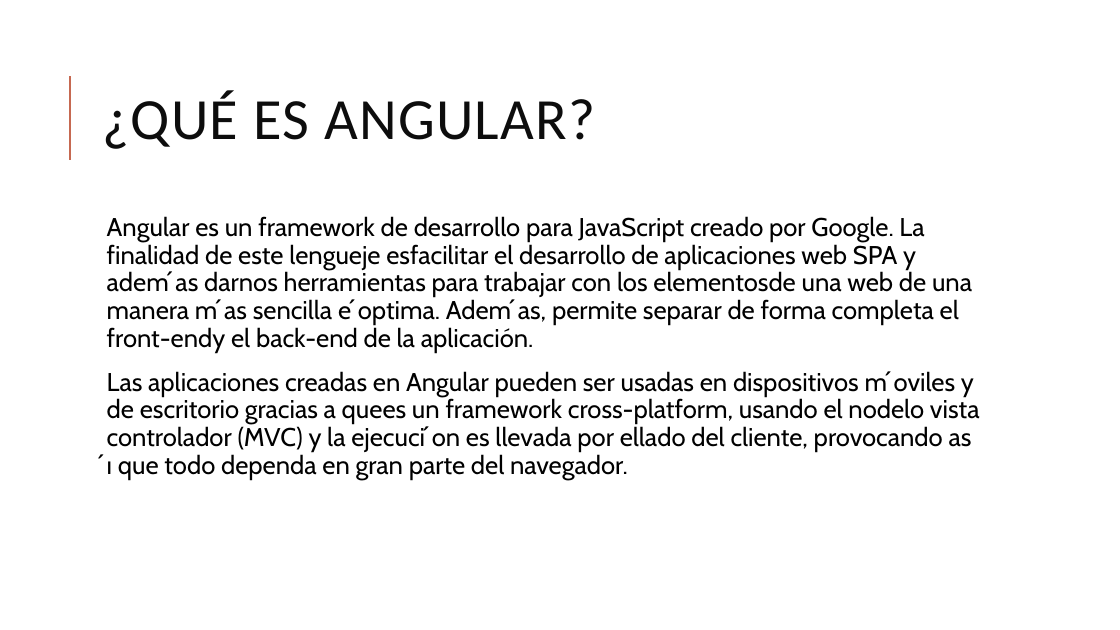
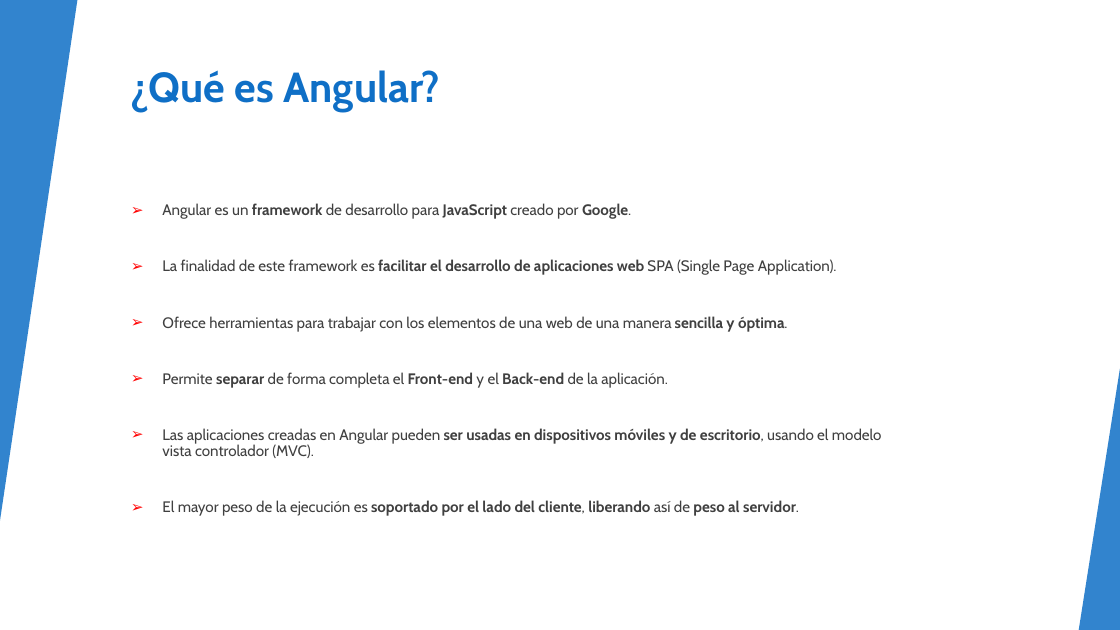
Before and after one commit to 7-carmen/Documentaci-nAngular, a slide deck: slide 3 of Angular.pptx (slide 2 before the commit). Drawn at 1120x630 pixels with LibreOffice and Linux fonts; fonts in the diff are those of the drawing. Boxes give left, top, right and bottom in pixels: in the first picture for what was removed or moved away, otherwise in the second. Text is boxed around its words. In the diff, an @@ line names an element or a change of style, - is before the commit and + after.

Commit message:
Creando web para angular

```diff
--- a/Angular.pptx
+++ b/Angular.pptx
@@ rectangle added at (0,0,1120,630), fill #FFFFFF @@
@@ triangle added at (0,0,77,521), fill #0F6FC6 at 85% opacity @@
@@ title "¿Qué es Angular?" at (131,70,441,112): vertical alignment middle to top @@
@@ line removed from (70, 160) to (70, 76) @@
@@ title at (131,70,441,112): text changed; size 50 to 36 pt; font Calibri to Cabin; text colour #0D0D0D to #0F6FC6; bold on @@
-¿QUÉ ES ANGULAR?
+¿Qué es Angular?
@@ text at (162,203,882,516): text changed; size 22 to 13 pt; text colour #000000 to #404040 @@
-  Angular es un framework de desarrollo para JavaScript creado por Google. La finalidad de este lengueje esfacilitar el desarrollo de aplicaciones web SPA y adem ́as darnos herramientas para trabajar con los elementosde una web de una manera m ́as sencilla e ́optima. Adem ́as, permite separar de forma completa el front-endy el back-end de la aplicación.
-  Las aplicaciones creadas en Angular pueden ser usadas en dispositivos m ́oviles y de escritorio gracias a quees un framework cross-platform, usando el nodelo vista controlador (MVC) y la ejecuci ́on es llevada por ellado del cliente, provocando as ́ı que todo dependa en gran parte del navegador.
+➢ Angular es un framework de desarrollo para JavaScript creado por Google.
+➢ La finalidad de este framework es facilitar el desarrollo de aplicaciones web SPA (Single Page Application).
+➢ Ofrece herramientas para trabajar con los elementos de una web de una manera sencilla y óptima.
+➢ Permite separar de forma completa el Front-end y el Back-end de la aplicación.
+➢ Las aplicaciones creadas en Angular pueden ser usadas en dispositivos móviles y de escritorio, usando el modelo vista controlador (MVC).
+➢ El mayor peso de la ejecución es soportado por el lado del cliente, liberando así de peso al servidor.
@@ group added at (0,0,1120,630): 5 freeform shapes, 3 triangles, 2 lines @@
@@ triangle added at (1079,369,1120,630), fill #0F6FC6 at 85% opacity @@
```
Also in this commit, not shown: 2 other slides changed, 8 slides added, 58 other files.
